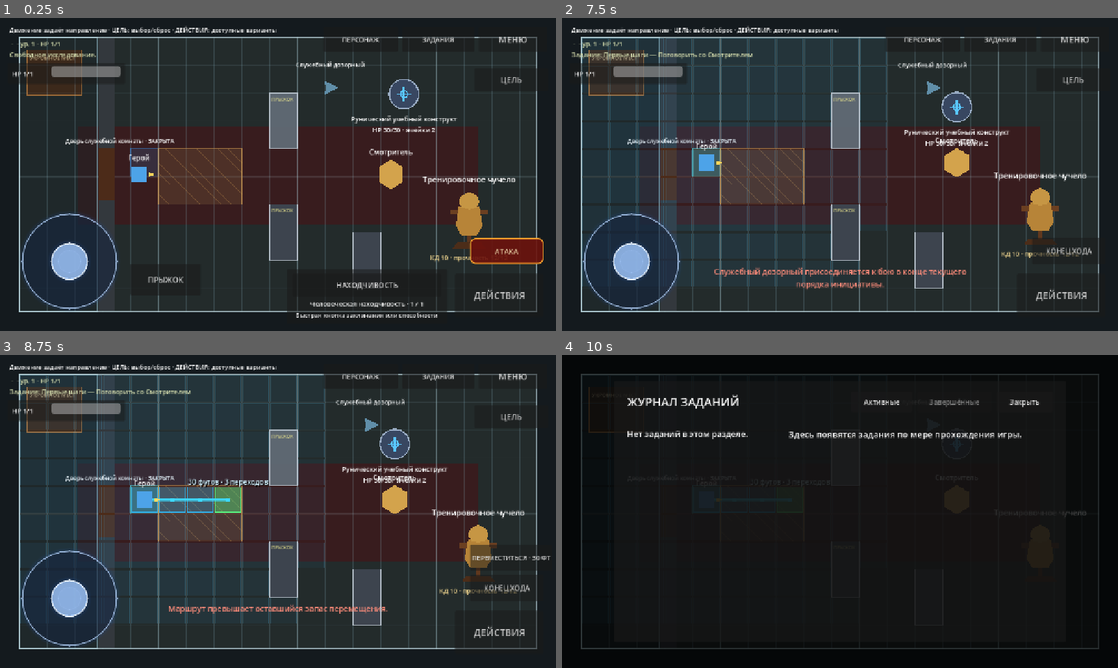
Above: before the commit, frames 1-4 (two rows, left to right).
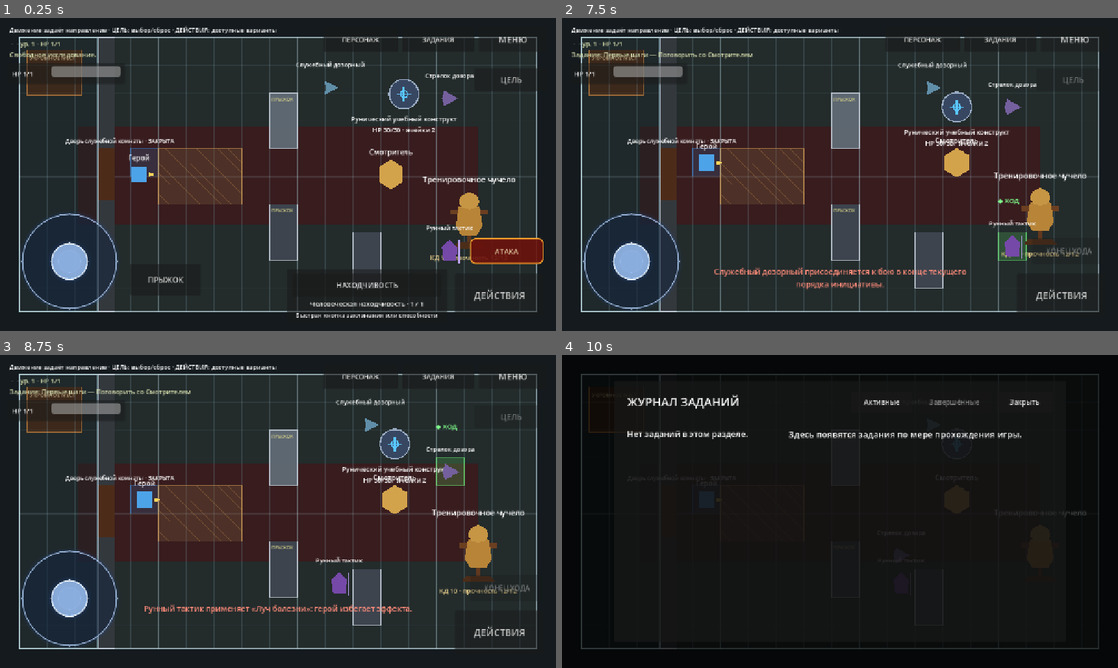
Above: after the commit, the same moments.

Repository: eretenkodaniil16-rgb/rpg-project
Game: Godot game, scene res://scenes/game/game.tscn
The game is run twice, just before and just after one commit, with the same random seed, the same clock (stepped at 60 frames per second) and the same inputs. This scene is started directly instead of the project's main scene.
Inputs (mouse positions are in pixels of both pictures, inside the frame that each line leads up to):
- Up to frame 1 (0.25 s): no input
- Up to frame 2 (7.5 s): click "ДЕЙСТВИЯ" at 0.5 s; click "МЕНЮ" at 1.25 s; click "Новая игра" at 2 s; click "В главное меню" at 2.75 s; click "Новая игра" at 3.5 s; click "В меню" at 4.25 s; click "Продолжить" at 5 s; click "ПРЫЖОК" at 5.75 s; click "ПЕРСОНАЖ" at 6.5 s; click "ЗАКРЫТЬ" at 7.25 s
- Up to frame 3 (8.75 s): tap Enter (ui_accept) at 8, 8.27 s; move the mouse to (400, 495) at 8.02 s; hold Right (ui_right) from 8.03 s (still down); tap C at 8.1 s; click (400, 495) at 8.17 s
- Up to frame 4 (10 s): release Right (ui_right) at 8.75 s; click "ЗАДАНИЯ" at 8.75 s; click "Завершённые" at 9.5 s

The runs differ from the first frame. In frame 1, 0.5% of the frame differs, in the area x 17-86%, y 6-94%; in frame 2, 3.5%; in frame 3, 5.9%, in the area x 3-99%, y 6-94%; in frame 4, less than 0.1%.

Commit message:
fix: зарегистрировать стены комнаты и разместить тактический отряд

Diff:
--- a/scripts/game/stealth_test_room.gd
+++ b/scripts/game/stealth_test_room.gd
@@ -3,21 +3,30 @@
 
 const DOOR_SCRIPT: Script = preload("res://scripts/game/stealth_door.gd")
 const PATROL_GUARD_SCENE: PackedScene = preload("res://scenes/game/stealth_patrol_guard.tscn")
+const TRAINING_MARKSMAN_SCENE: PackedScene = preload("res://scenes/game/combat_ai_training_marksman.tscn")
+const TRAINING_MAGE_SCENE: PackedScene = preload("res://scenes/game/combat_ai_training_mage.tscn")
 const PATROL_SYSTEM_SCRIPT: Script = preload("res://scripts/systems/patrol_alert_group_system_ai.gd")
+const WEST_PARTITION_WALL_SIZE: Vector2 = Vector2(36.0, 255.0)
+const WEST_PARTITION_TOP_ID: String = "west_partition_top"
+const WEST_PARTITION_BOTTOM_ID: String = "west_partition_bottom"
+const WEST_SERVICE_DOOR_BLOCKER_ID: String = "west_service_door_blocker"
 
 var _door: StealthDoor
 var _patrol_observer: StealthPatrolObserver
+var _training_marksman: Node2D
+var _training_mage: Node2D
 var _patrol_data: PatrolAlertGroupSystemAi = PATROL_SYSTEM_SCRIPT.new() as PatrolAlertGroupSystemAi
 var _west_navigation_region: NavigationRegion2D
 var _hall_navigation_region: NavigationRegion2D
 var _door_navigation_link: NavigationLink2D
+var _combat_environment: CombatEnvironment
 
 
 func _ready() -> void:
 	add_to_group("stealth_world")
 	_build_navigation()
-	_build_wall("WestPartitionTop", Vector2(0.0, -187.5), Vector2(36.0, 255.0))
-	_build_wall("WestPartitionBottom", Vector2(0.0, 187.5), Vector2(36.0, 255.0))
+	_build_wall("WestPartitionTop", Vector2(0.0, -187.5), WEST_PARTITION_WALL_SIZE)
+	_build_wall("WestPartitionBottom", Vector2(0.0, 187.5), WEST_PARTITION_WALL_SIZE)
 	_door = DOOR_SCRIPT.new() as StealthDoor
 	_door.name = "WestServiceDoor"
 	_door.door_id = "west_service_door"
@@ -26,6 +35,8 @@
 	add_child(_door)
 	set_navigation_door_state(_door.door_id, _door.get_door_state())
 	_build_patrol_observer()
+	_build_tactical_training_squad()
+	call_deferred("_register_combat_obstacles")
 	queue_redraw()
 
 
@@ -37,14 +48,26 @@
 	return _patrol_observer
 
 
+func get_training_marksman() -> Node2D:
+	return _training_marksman
+
+
+func get_training_mage() -> Node2D:
+	return _training_mage
+
+
 func get_navigation_link_for_testing() -> NavigationLink2D:
 	return _door_navigation_link
 
 
 func set_navigation_door_state(door_id: String, door_state: String) -> void:
-	if door_id != "west_service_door" or _door_navigation_link == null:
-		return
-	_door_navigation_link.enabled = door_state in ["open", "broken"]
+	if door_id != "west_service_door":
+		return
+	if _door_navigation_link != null:
+		_door_navigation_link.enabled = door_state in ["open", "broken"]
+	if _combat_environment != null:
+		var should_block: bool = door_state not in ["open", "broken"]
+		_combat_environment.set_cover_object_active(WEST_SERVICE_DOOR_BLOCKER_ID, should_block, false)
 
 
 func _build_patrol_observer() -> void:
@@ -55,6 +78,78 @@
 	add_child(_patrol_observer)
 	var initial_position: Vector2 = _patrol_data.get_initial_patrol_position("service_guard")
 	_patrol_observer.global_position = initial_position if initial_position != Vector2.ZERO else Vector2(760.0, 160.0)
+
+
+func _build_tactical_training_squad() -> void:
+	_training_marksman = TRAINING_MARKSMAN_SCENE.instantiate() as Node2D
+	if _training_marksman != null:
+		_training_marksman.name = "TrainingMarksman"
+		add_child(_training_marksman)
+		_training_marksman.global_position = Vector2(1035.0, 185.0)
+		if _training_marksman.has_method("activate_combat_participant"):
+			_training_marksman.call("activate_combat_participant")
+	_training_mage = TRAINING_MAGE_SCENE.instantiate() as Node2D
+	if _training_mage != null:
+		_training_mage.name = "TrainingMage"
+		add_child(_training_mage)
+		_training_mage.global_position = Vector2(1035.0, 535.0)
+		if _training_mage.has_method("activate_combat_participant"):
+			_training_mage.call("activate_combat_participant")
+
+
+func _register_combat_obstacles() -> void:
+	for _frame: int in range(6):
+		_combat_environment = get_tree().get_first_node_in_group("combat_environment") as CombatEnvironment
+		if _combat_environment != null:
+			break
+		await get_tree().process_frame
+	if _combat_environment == null:
+		push_warning("CombatEnvironment is unavailable; room walls were not registered for grid movement.")
+		return
+	var top_wall: Node2D = get_node_or_null("WestPartitionTop") as Node2D
+	var bottom_wall: Node2D = get_node_or_null("WestPartitionBottom") as Node2D
+	if top_wall != null:
+		_add_environment_obstacle(WEST_PARTITION_TOP_ID, _rect_around(top_wall.global_position, WEST_PARTITION_WALL_SIZE), true, false)
+	if bottom_wall != null:
+		_add_environment_obstacle(WEST_PARTITION_BOTTOM_ID, _rect_around(bottom_wall.global_position, WEST_PARTITION_WALL_SIZE), true, false)
+	if _door != null:
+		_add_environment_obstacle(
+			WEST_SERVICE_DOOR_BLOCKER_ID,
+			_door.get_world_rect(),
+			true,
+			false,
+			_door.get_door_state() not in ["open", "broken"]
+		)
+	_combat_environment.call("_rebuild_collision_bodies")
+	_combat_environment.queue_redraw()
+
+
+func _add_environment_obstacle(
+	object_id: String,
+	world_rect: Rect2,
+	blocks_line_of_sight: bool,
+	jumpable: bool,
+	active: bool = true
+) -> void:
+	if _combat_environment == null:
+		return
+	for index: int in range(_combat_environment.cover_objects.size() - 1, -1, -1):
+		if str(_combat_environment.cover_objects[index].get("id", "")) == object_id:
+			_combat_environment.cover_objects.remove_at(index)
+	var local_rect := Rect2(_combat_environment.to_local(world_rect.position), world_rect.size)
+	_combat_environment.cover_objects.append({
+		"id": object_id,
+		"rect": local_rect,
+		"cover_bonus": 0,
+		"blocks_movement": true,
+		"blocks_line_of_sight": blocks_line_of_sight,
+		"jumpable": jumpable,
+		"active": active
+	})
+
+
+func _rect_around(world_position: Vector2, rect_size: Vector2) -> Rect2:
+	return Rect2(world_position - rect_size * 0.5, rect_size)
 
 
 func _build_navigation() -> void:
